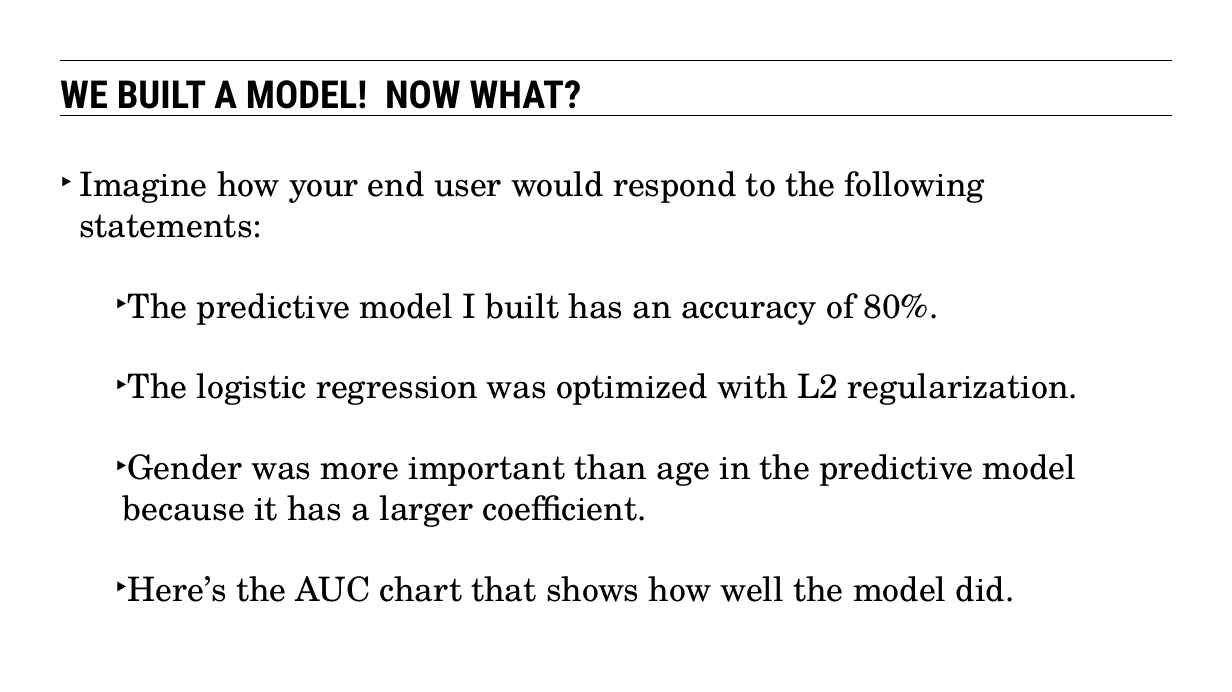
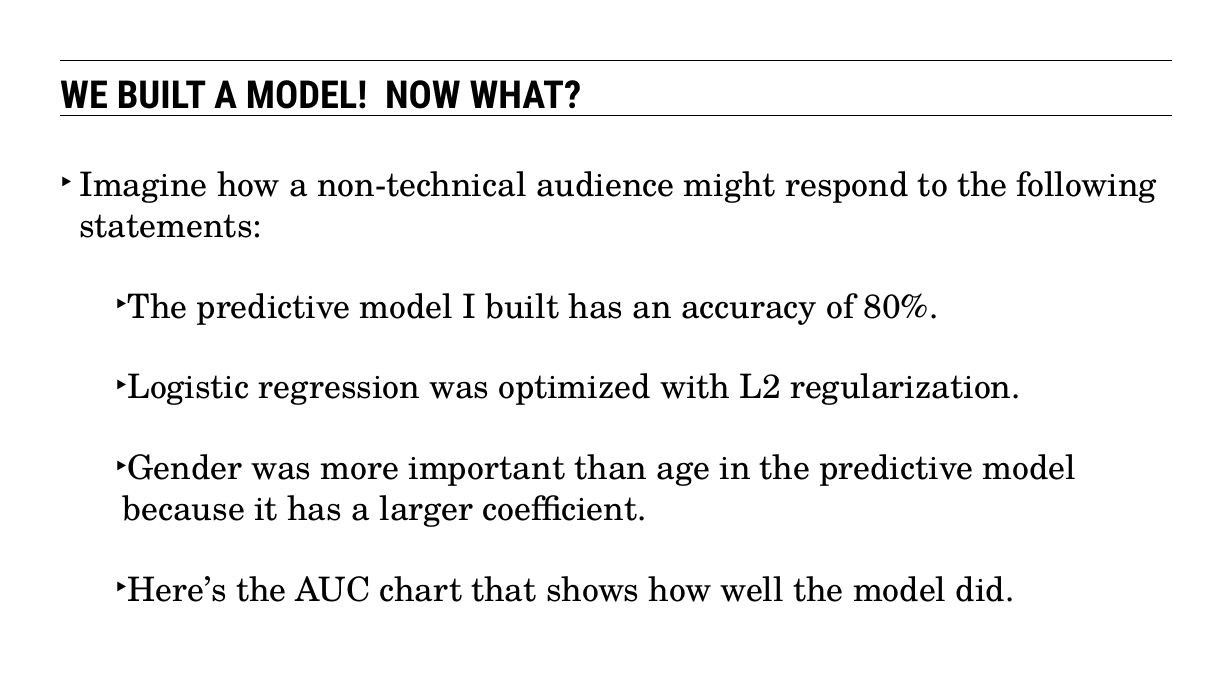
Before and after one commit to eflautt/ga-data-science, a slide deck: slide 10 of lessons/lesson-10/10-communicating-results.pptx. Drawn at 1232x692 pixels with LibreOffice and Linux fonts; fonts in the diff are those of the drawing. Boxes give left, top, right and bottom in pixels: in the first picture for what was removed or moved away, otherwise in the second. Text is boxed around its words. In the diff, an @@ line names an element or a change of style, - is before the commit and + after.

```diff
--- a/lessons/lesson-10/10-communicating-results.pptx
+++ b/lessons/lesson-10/10-communicating-results.pptx
@@ text at bbox=[79, 171, 1157, 238]: text changed @@
-‣ Imagine how your end user would respond to the following statements:
+‣ Imagine how a non-technical audience might respond to the following statements:
@@ text at bbox=[128, 373, 1021, 405]: text changed @@
-  ‣ The logistic regression was optimized with L2 regularization.
+  ‣ Logistic regression was optimized with L2 regularization.
```
Also in this commit, not shown: 21 other slides changed, 3 slides added, 1 slide removed.
